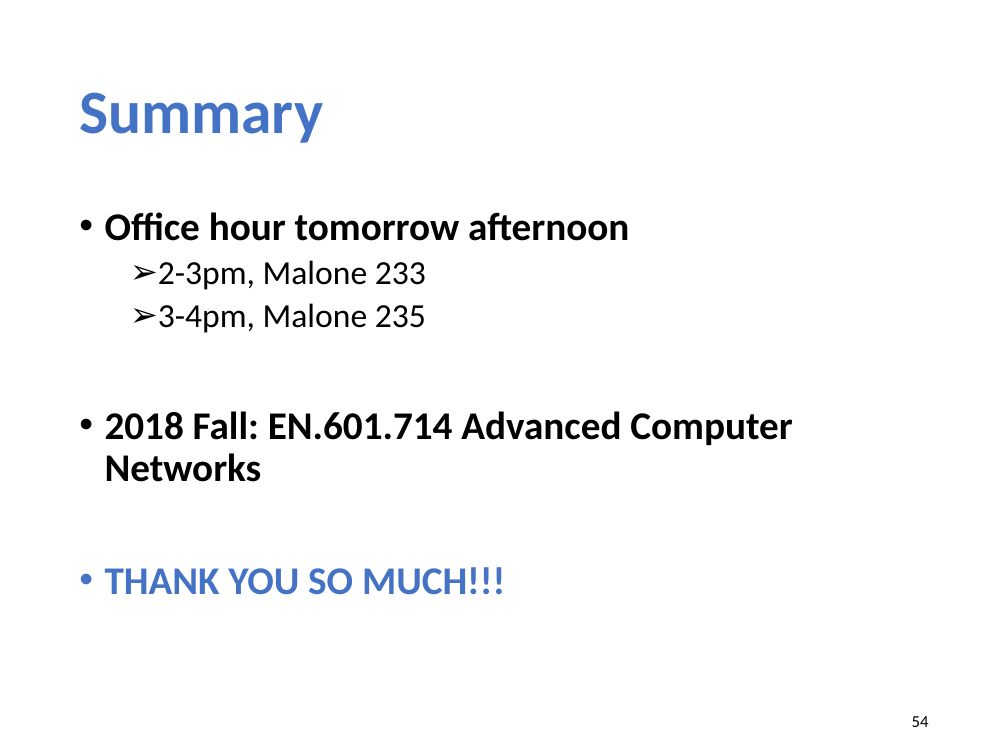
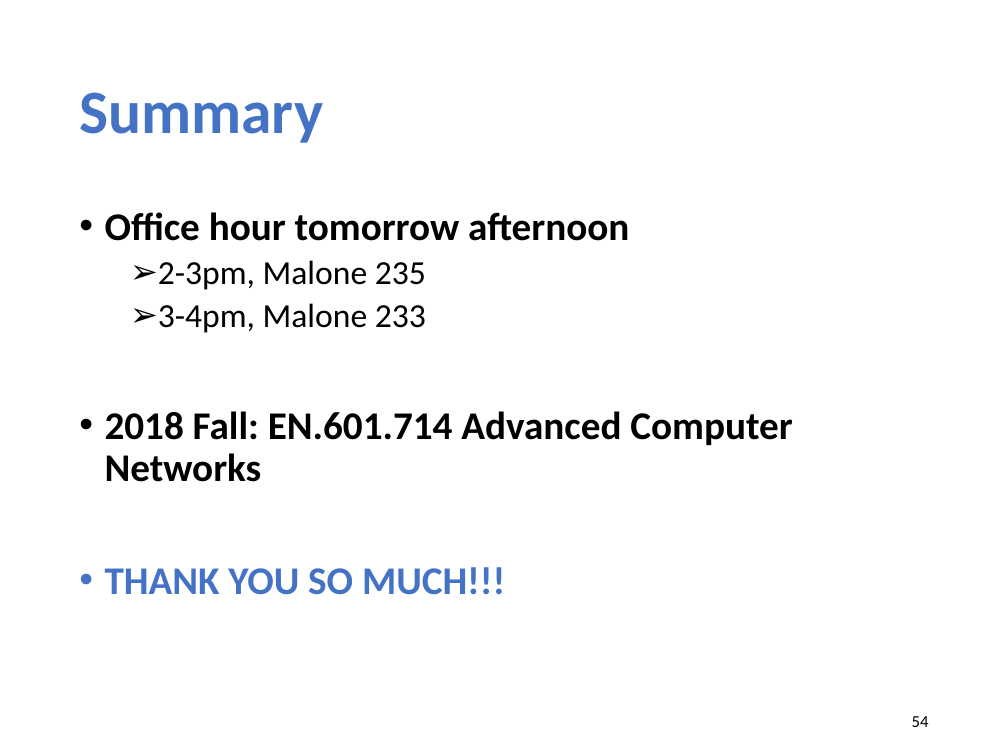
Before and after one commit to xinjin/course-net, a slide deck: slide 54 of slides/Final_review.pptx. Drawn at 1008x756 pixels with LibreOffice and Linux fonts; fonts in the diff are those of the drawing. Boxes give left, top, right and bottom in pixels: in the first picture for what was removed or moved away, otherwise in the second. Text is boxed around its words. In the diff, an @@ line names an element or a change of style, - is before the commit and + after.

Commit message:
update

```diff
--- a/slides/Final_review.pptx
+++ b/slides/Final_review.pptx
@@ text at (158,260,426,333): text changed @@
-  ➢ 2-3pm, Malone 233
-  ➢ 3-4pm, Malone 235
+  ➢ 2-3pm, Malone 235
+  ➢ 3-4pm, Malone 233
```
